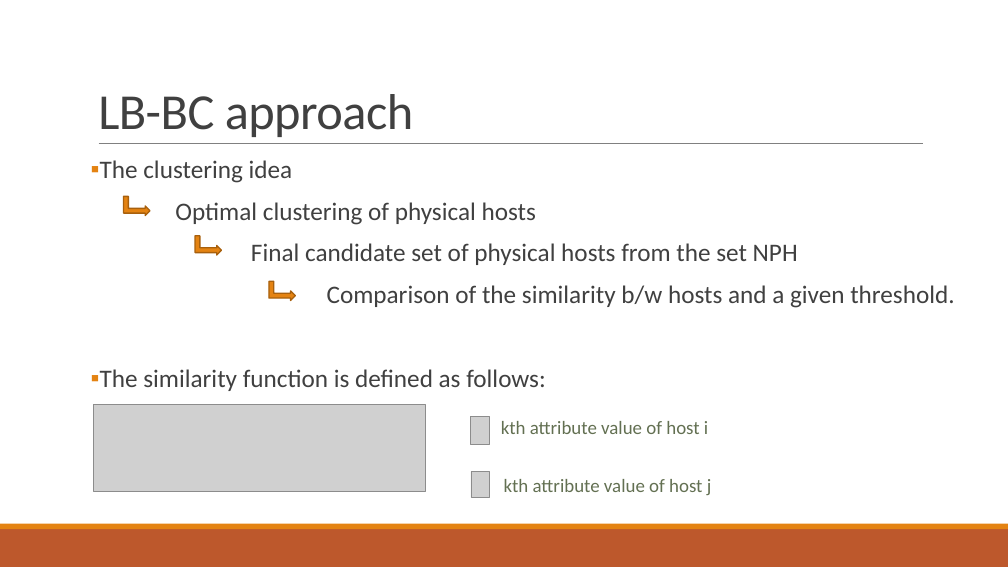
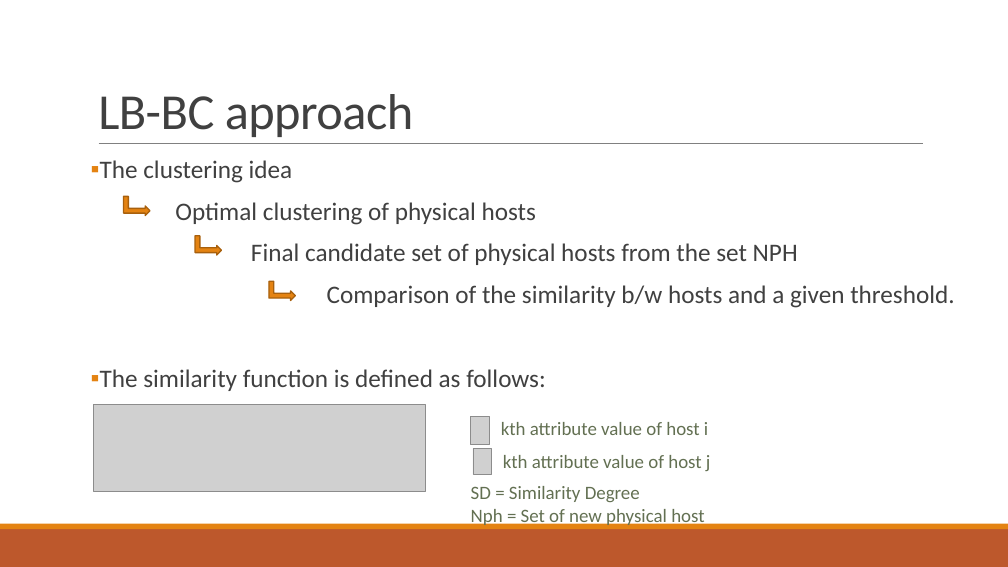
Before and after one commit to piyushbajaj0704/Cloud_Computing, a slide deck: slide 15 of Load Balancing Algorithms in Cloud Computing final presentation Last.pptx. Drawn at 1008x567 pixels with LibreOffice and Linux fonts; fonts in the diff are those of the drawing; grey boxes stand for pictures. Boxes give left, top, right and bottom in pixels: in the first picture for what was removed or moved away, otherwise in the second. Text is boxed around its words. In the diff, an @@ line names an element or a change of style, - is before the commit and + after.

```diff
--- a/Load Balancing Algorithms in Cloud Computing final presentation Last.pptx
+++ b/Load Balancing Algorithms in Cloud Computing final presentation Last.pptx
@@ picture: place and size @@
-picture at (471,472,489,498)
+picture at (473,448,492,474)
@@ text "kth attribute value of host ...": place and size @@
-text "kth attribute value of host ..." at (504,479,712,495)
+text "kth attribute value of host ..." at (503,455,711,471)
@@ text added at (471,486,704,528), 18 pt, text #637052 @@
+SD = Similarity Degree
+Nph = Set of new physical host
```
Also in this commit, not shown: 11 other slides changed, 1 other file.
